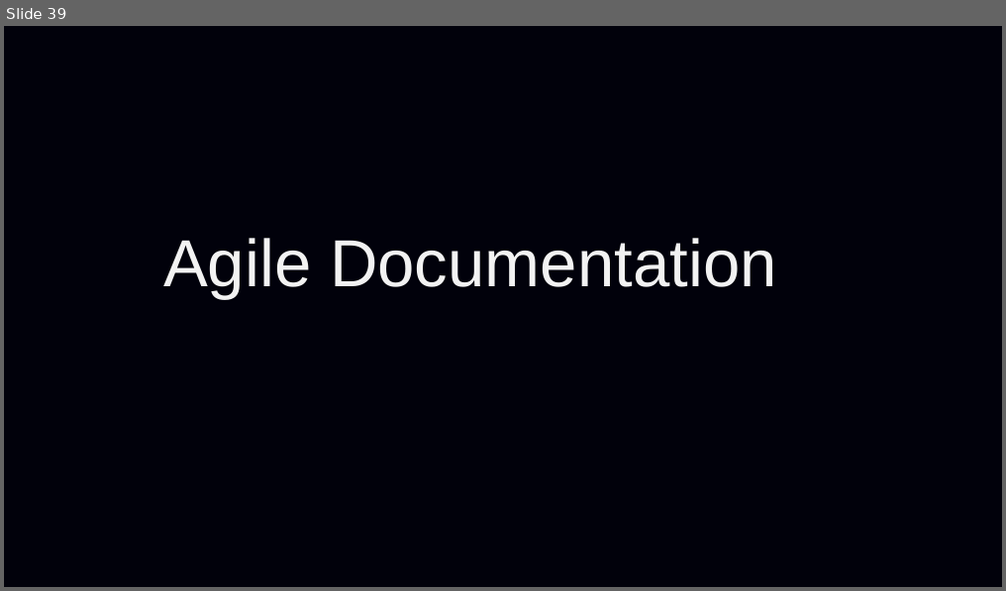
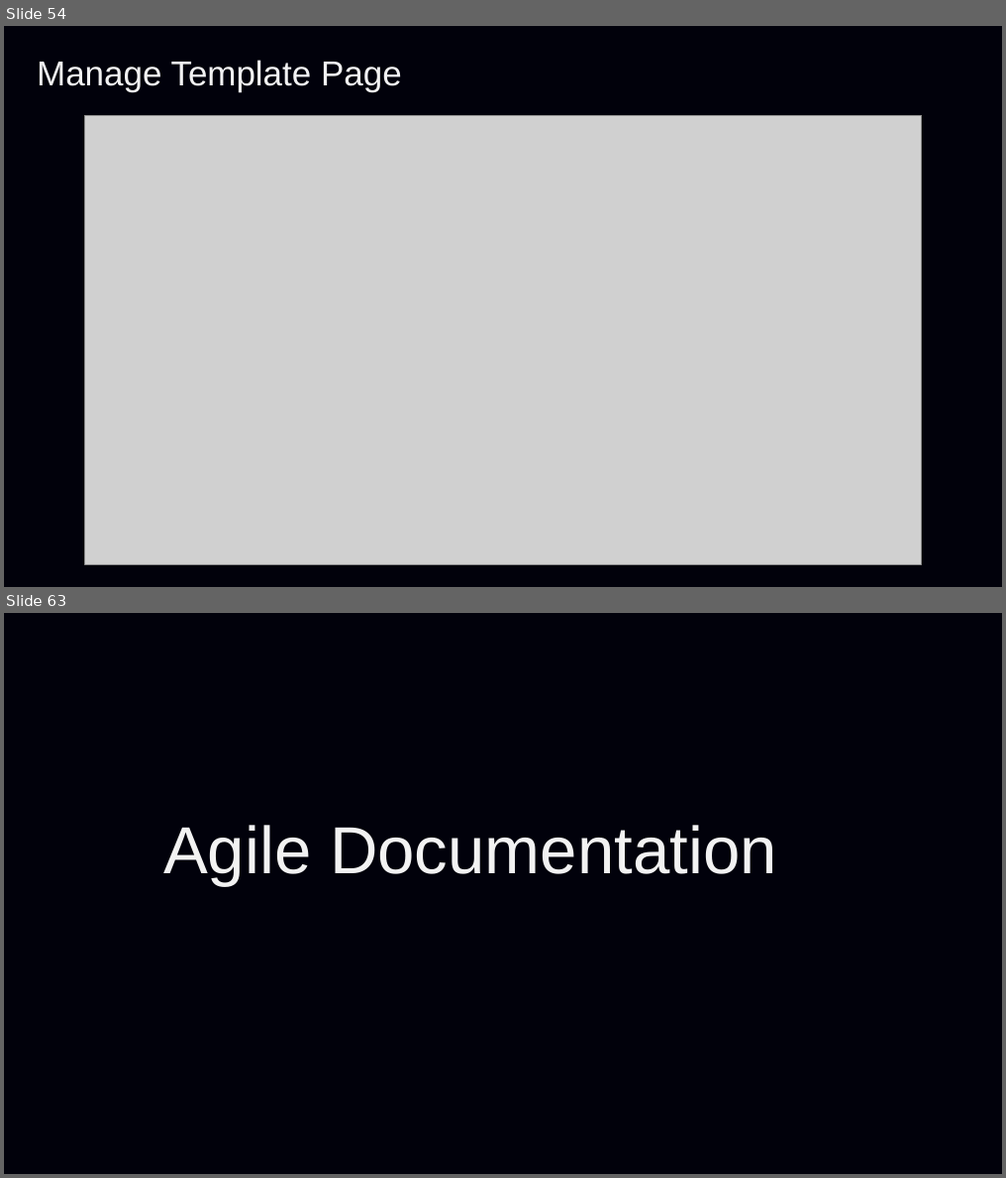
Before and after one commit to Purvarajsinh39/Portify-Automated-Portfolio-Generator, a slide deck: Documentation/Portify.pptx. Shown one above the other, each under a label of ours: slide 39 before the commit, slides 54 and 63 after it; the slides between them are not shown. The pictures are 1006x591 and 1006x1178 pixels, drawn with LibreOffice and Linux fonts; fonts in the diff are those of the drawing; grey boxes stand for pictures; background and template pictures are left out. Boxes give left, top, right and bottom in pixels: in the first picture for what was removed or moved away, otherwise in the second. Text is boxed around its words. In the diff, an @@ line names an element or a change of style, - is before the commit and + after.

```diff
--- a/Documentation/Portify.pptx
+++ b/Documentation/Portify.pptx
@@ slide 54 added at (4,26,1002,587), background picture (left out) @@
@@ text added at (37,60,402,92), 25 pt, text #F2F2F2 @@
+Manage Template Page
@@ picture added at (85,115,922,565) @@
@@ what was slide 39 is now slide 63 @@
```
Also in this commit, not shown: 3 slides changed, 23 other slides added, 37 other files.
